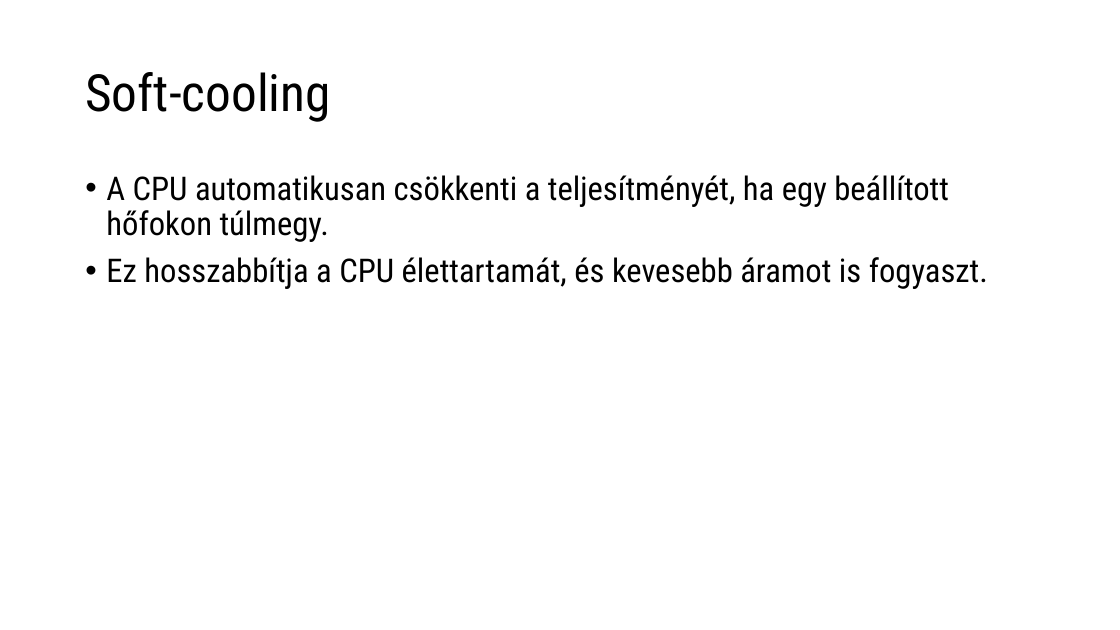
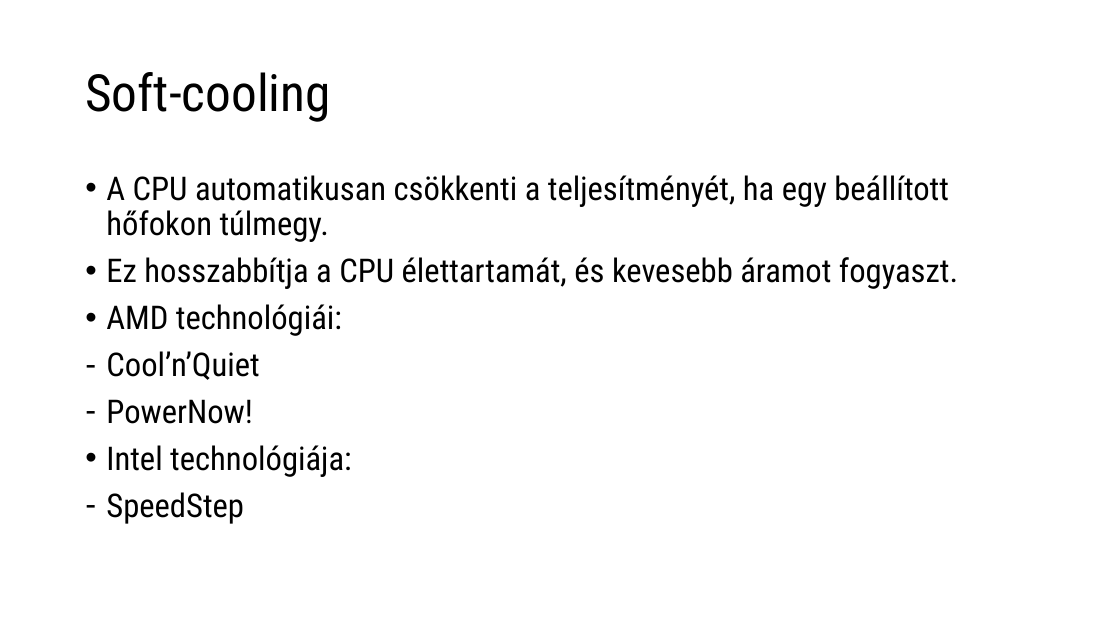
Before and after one commit to verbence/ppt-2022, a slide deck: slide 7 of cpuhutes.pptx. Drawn at 1120x630 pixels with LibreOffice and Linux fonts; fonts in the diff are those of the drawing. Boxes give left, top, right and bottom in pixels: in the first picture for what was removed or moved away, otherwise in the second. Text is boxed around its words. In the diff, an @@ line names an element or a change of style, - is before the commit and + after.

```diff
--- a/cpuhutes.pptx
+++ b/cpuhutes.pptx
@@ text at (x1=106, y1=257, x2=958, y2=524): text changed @@
-• Ez hosszabbítja a CPU élettartamát, és kevesebb áramot is fogyaszt.
+• Ez hosszabbítja a CPU élettartamát, és kevesebb áramot fogyaszt.
+• AMD technológiái:
+– Cool’n’Quiet
+– PowerNow!
+• Intel technológiája:
+– SpeedStep
```
Also in this commit, not shown: 2 other slides changed, 4 slides added, 3 slides removed.
